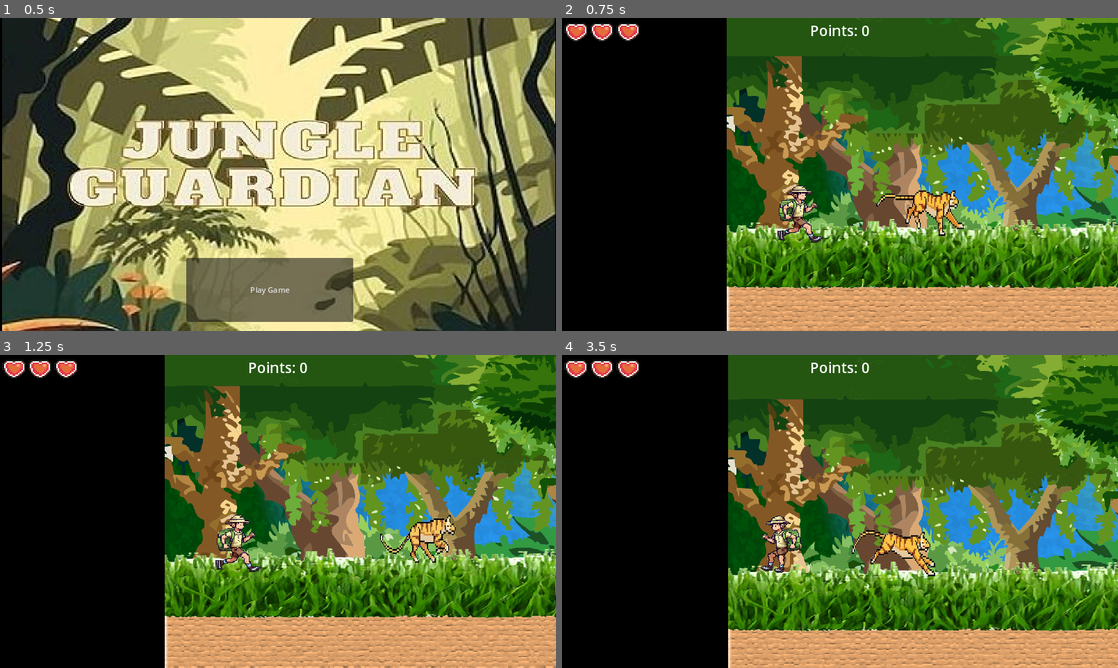
Above: before the commit, frames 1-4 (two rows, left to right).
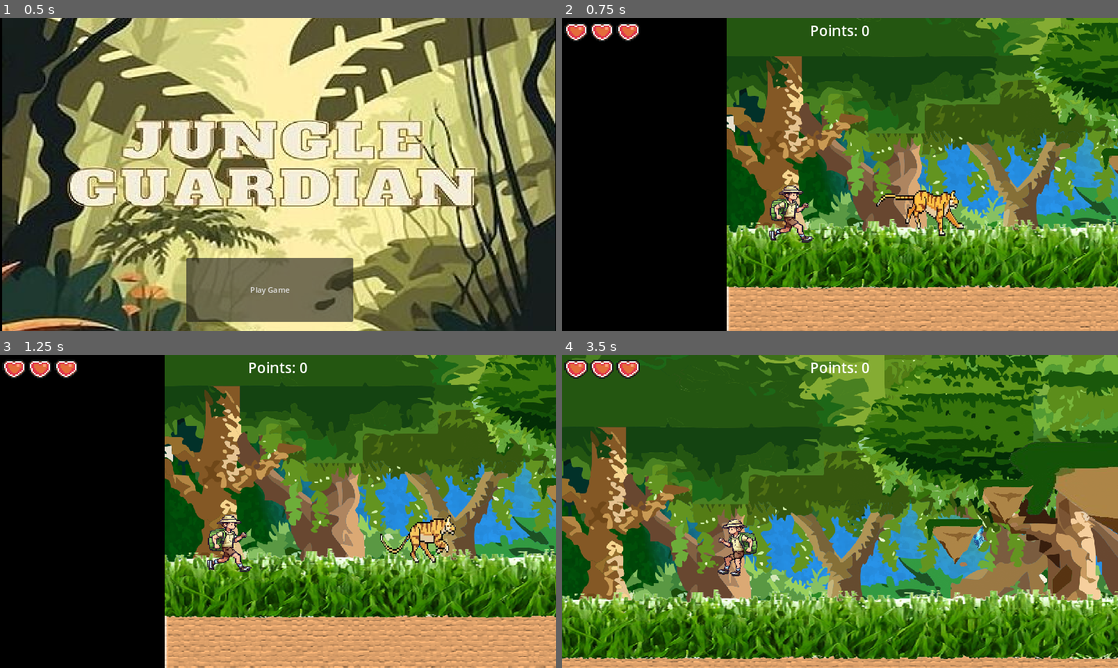
Above: after the commit, the same moments.

Repository: Zain12468/Godot-Side-Scroller-Game
Game: Godot game, scene res://Scenes/Game Management/main_menu.tscn
Two runs of this game, one before a commit and one after it. Both use one fixed random seed, a clock stepped at 60 frames per second and the inputs below.
Inputs:
- Up to frame 1 (0.5 s): no input
- Up to frame 2 (0.75 s): click "Play Game" at 0.5 s
- Up to frame 3 (1.25 s): no input
- Up to frame 4 (3.5 s): tap Enter (ui_accept) at 1.25, 1.52, 2.27 s; hold Right (ui_right) 1.28-2.78 s; hold Left (ui_left) from 2.78 s (still down)

Frame 1 is identical in both runs. In frame 2, 0.9% of the frame differs, in the area x 37-47%, y 53-72%; in frame 3, 0.9%; in frame 4, 88%, in the area x 0-100%, y 0-100%.

Commit message:
Fixed enemies
Various hitbox changes. Changed enemy locations and added enemies.

Diff:
--- a/Main Project/Scenes/Characters/Player/main_character.tscn
+++ b/Main Project/Scenes/Characters/Player/main_character.tscn
@@ -73,8 +73,8 @@
 }]
 
 [sub_resource type="CapsuleShape2D" id="CapsuleShape2D_nc1l8"]
-radius = 37.0
-height = 116.0
+radius = 44.0
+height = 114.0
 
 [sub_resource type="CapsuleShape2D" id="CapsuleShape2D_rtqcv"]
 radius = 17.0
@@ -90,10 +90,10 @@
 shape = SubResource("CapsuleShape2D_p7w5j")
 
 [node name="Sprite2D" type="AnimatedSprite2D" parent="."]
-position = Vector2(11, 6)
+position = Vector2(-7, 6)
 scale = Vector2(0.0745239, 0.0631103)
 sprite_frames = SubResource("SpriteFrames_chvat")
-animation = &"Jumping"
+animation = &"Idle"
 autoplay = "Idle"
 
 [node name="Hurtbox" type="Area2D" parent="."]
@@ -102,7 +102,7 @@
 collision_mask = 5
 
 [node name="CollisionShape2D" type="CollisionShape2D" parent="Hurtbox"]
-position = Vector2(9, 4)
+position = Vector2(11, -12)
 shape = SubResource("CapsuleShape2D_nc1l8")
 
 [node name="Area2D" type="Area2D" parent="."]
--- a/Main Project/Scenes/Levels/Level 2.tscn
+++ b/Main Project/Scenes/Levels/Level 2.tscn
@@ -12,6 +12,7 @@
 [ext_resource type="PackedScene" uid="uid://dgqnx3uw8mk74" path="res://Scenes/Level Design/big_platform.tscn" id="10_ckq1f"]
 [ext_resource type="PackedScene" uid="uid://bklrug7ygo6d5" path="res://Scenes/Characters/Enemies/Tiger.tscn" id="11_t48mg"]
 [ext_resource type="PackedScene" uid="uid://cfuapowpoicwx" path="res://Scenes/Level Design/small_platfor.tscn" id="12_t7jxv"]
+[ext_resource type="PackedScene" uid="uid://cg1j7xeewaf1y" path="res://Scenes/Characters/Enemies/Snake.tscn" id="13_6jnic"]
 
 [sub_resource type="TileSetAtlasSource" id="TileSetAtlasSource_xkrva"]
 texture = ExtResource("3_i7p21")
@@ -572,7 +573,7 @@
 position = Vector2(1201, 362)
 
 [node name="Tiger3" parent="." instance=ExtResource("11_t48mg")]
-position = Vector2(1386, 695)
+position = Vector2(1258, 691)
 
 [node name="Small Platform3" parent="." instance=ExtResource("12_t7jxv")]
 position = Vector2(1423, 497)
@@ -580,4 +581,7 @@
 [node name="Collectable4" parent="." instance=ExtResource("6_n84kl")]
 position = Vector2(1057, 202)
 
+[node name="Snake" parent="." instance=ExtResource("13_6jnic")]
+position = Vector2(1634, 701)
+
 [connection signal="body_entered" from="Scene Objects/Finish" to="Scene Objects/Finish" method="_on_body_entered"]
Not shown: 1 places in Main Project/Scenes/Levels/Level 2.tscn that only renumber resources
